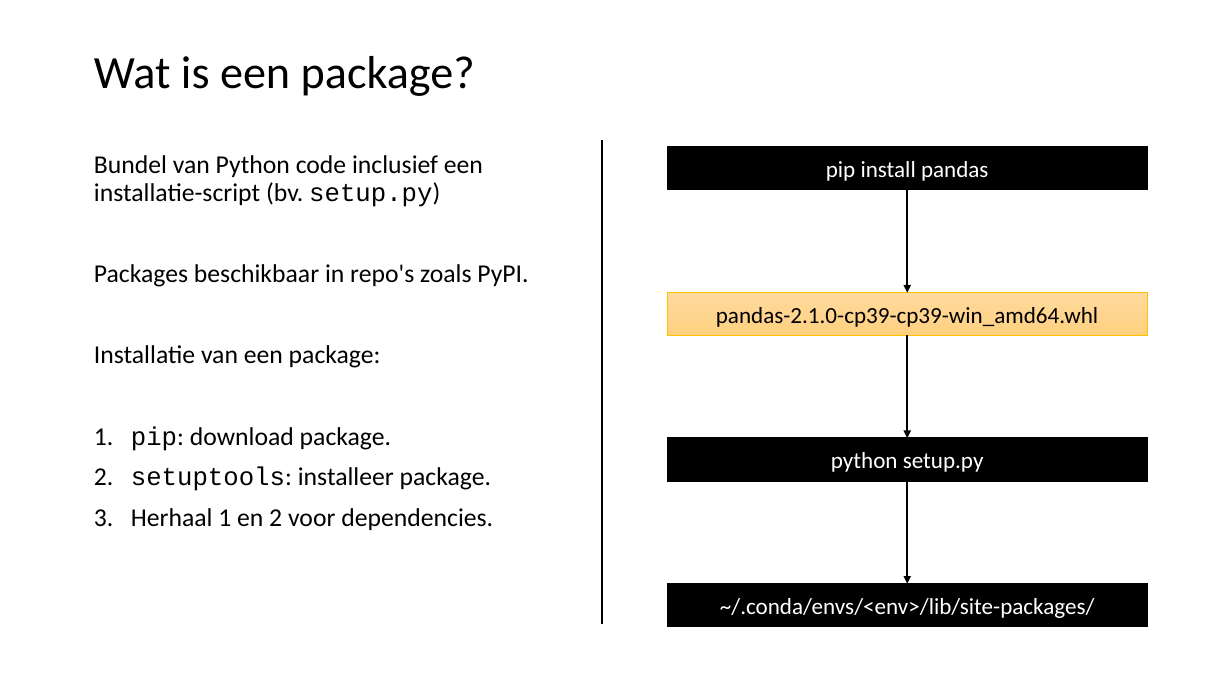
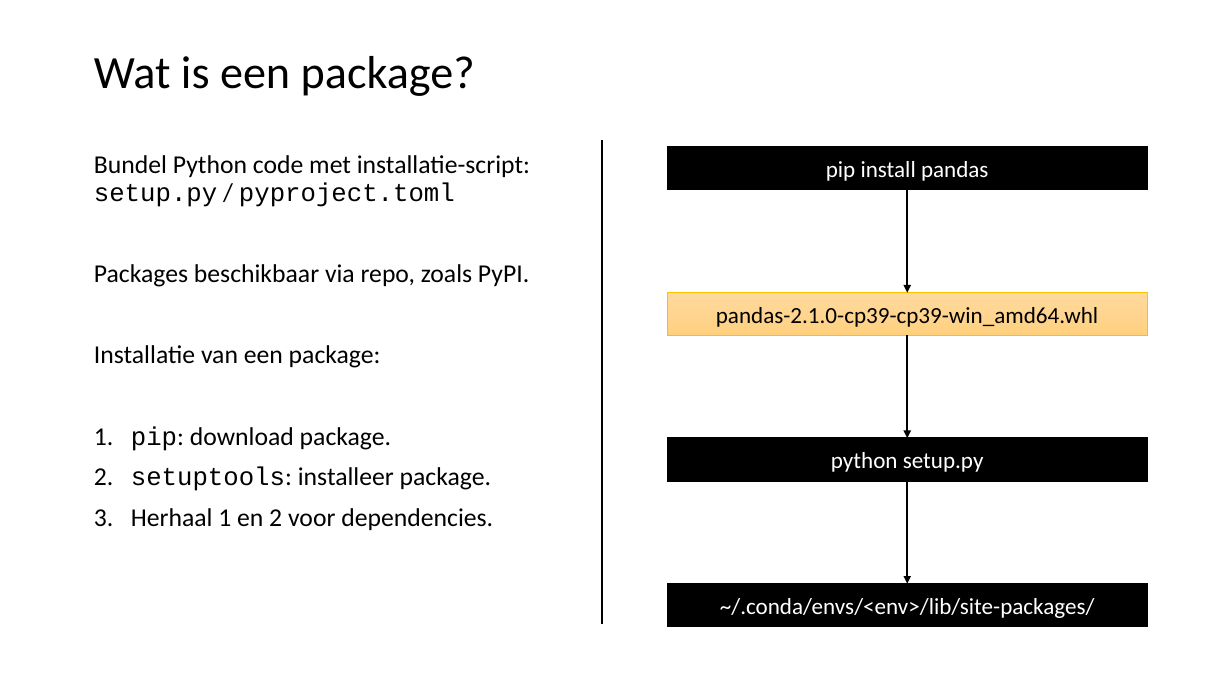
Before and after one commit to LFKoning/knowledge-sharing, a slide deck: slide 9 of python_trainees/1_basics_classes/python_traineeship_1.pptx (slide 8 before the commit). Drawn at 1232x693 pixels with LibreOffice and Linux fonts; fonts in the diff are those of the drawing. Boxes give left, top, right and bottom in pixels: in the first picture for what was removed or moved away, otherwise in the second. Text is boxed around its words. In the diff, an @@ line names an element or a change of style, - is before the commit and + after.

Commit message:
Finalize part 1 python trainees

```diff
--- a/python_trainees/1_basics_classes/python_traineeship_1.pptx
+++ b/python_trainees/1_basics_classes/python_traineeship_1.pptx
@@ text at (x1=94, y1=155, x2=530, y2=287): text changed @@
-Bundel van Python code inclusief een installatie-script (bv. setup.py)
-Packages beschikbaar in repo's zoals PyPI.
+Bundel Python code met installatie-script: setup.py / pyproject.toml
+Packages beschikbaar via repo, zoals PyPI.
```
Also in this commit, not shown: 11 other slides changed, 1 slide added, 10 other files.
